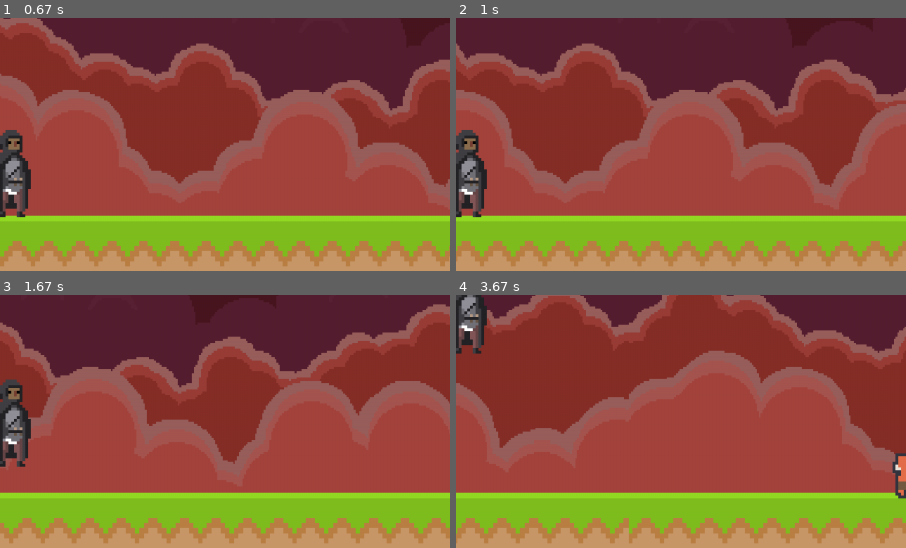
Above: before the commit, frames 1-4 (two rows, left to right).
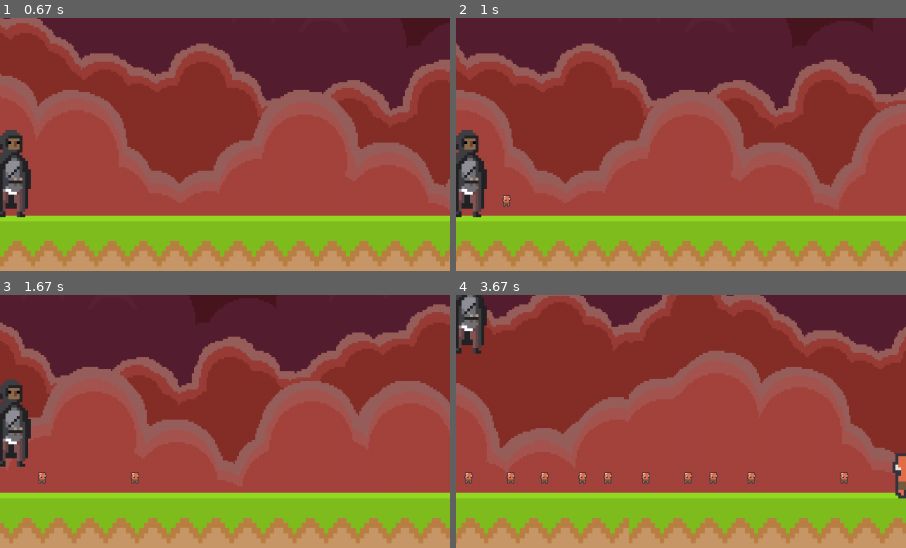
Above: after the commit, the same moments.

Repository: insper-classroom/devlife-23-1-projeto-pygame-henrique-e-guilherme
Game: pygame game, started from jogo/funcoes/jogo.py
Same seed, same stepped clock (60 frames per second), same inputs: the game is played once before the commit and once after it.
Inputs:
- Up to frame 1 (0.67 s): tap Space at 0.33 s
- Up to frame 2 (1 s): tap W at 0.67 s
- Up to frame 3 (1.67 s): tap Space at 1 s; tap W at 1.4 s
- Up to frame 4 (3.67 s): tap W at 1.7, 1.9, 2.23, 2.53, 2.73, 3.03, 3.3, 3.63 s; tap Space at 1.98, 3.38 s
The pictures show only the part of the screen within x 3-53%, y 47-97%; the shares and areas given below are measured in that part.

Frame 1 is identical in both runs. In frame 2, less than 0.1% of the frame differs, in the area x 10-13%, y 69-75%; in frame 3, 0.2%; in frame 4, 0.8%, in the area x 1-88%, y 69-75%.

Commit message:
Tiro adicionado: colide com inimigo mas nao mata

Diff:
--- a/jogo/funcoes/classes.py
+++ b/jogo/funcoes/classes.py
@@ -81,6 +81,7 @@
 
         self.inimigo = Inimigo()
         self.jogador = Jogador()
+        self.tiros = pygame.sprite.Group()
 
         #Texto das vidas
         self.texto_vidas = pygame.transform.scale_by(self.fonte2.render(chr(9829) * self.jogador.vidas, True, (255, 0, 0)), 1.5)
@@ -112,6 +113,9 @@
 
         self.jogador.update()
         self.tela.blit(self.jogador.image, self.jogador.rect)
+
+        self.tiros.update()
+        self.tiros.draw(self.tela)
 
         self.Clock.tick(60) #https://www.pygame.org/docs/ref/time.html#pygame.time.Clock.tick
 
@@ -126,6 +130,8 @@
                 if event.key == pygame.K_TAB:
                     #a condicao de trocar tela vira true
                     self.tem_que_trocar = True
+                elif event.key == pygame.K_w:
+                    self.tiros.add(Tiro())
             self.jogador.pulo_jogador(event)
 
         #colisao com monstro
@@ -140,6 +146,9 @@
                 if self.timer_imune_fim - self.timer_imune_comeco > 3000:
                     self.imune = False
 
+        if pygame.sprite.spritecollide(self.inimigo, self.tiros, True):
+            self.inimigo.vidas -= 1
+
         return True
 
     def troca_tela(self):
@@ -185,7 +194,6 @@
             self.rect.centery = 560
 
     def pulo_jogador (self, event):
-
         if event.type == pygame.KEYDOWN:
             if event.key == pygame.K_SPACE:
 
@@ -206,8 +214,26 @@
         self.rect.centerx = 1280
         self.rect.centery = 600
 
+        self.vidas = 1
+
     def update(self):
         self.rect.centerx -= 3
 
-        if self.rect.centerx <= -100:
-            self.rect.centerx = 1280
+        if self.rect.centerx <= -100 or self.vidas <= 0:
+            self.kill()
+
+
+class Tiro (pygame.sprite.Sprite):
+    def __init__(self):
+        pygame.sprite.Sprite.__init__(self)
+        self.image = pygame.image.load('jogo/assets/inimigo_provisorio.png').convert_alpha()
+        self.rect = self.image.get_rect()
+
+        self.rect.centery = 600
+        self.rect.centerx = 60
+
+    def update(self):
+        self.rect.centerx += 3
+
+        if self.rect.centerx > 1280:
+            self.kill()
